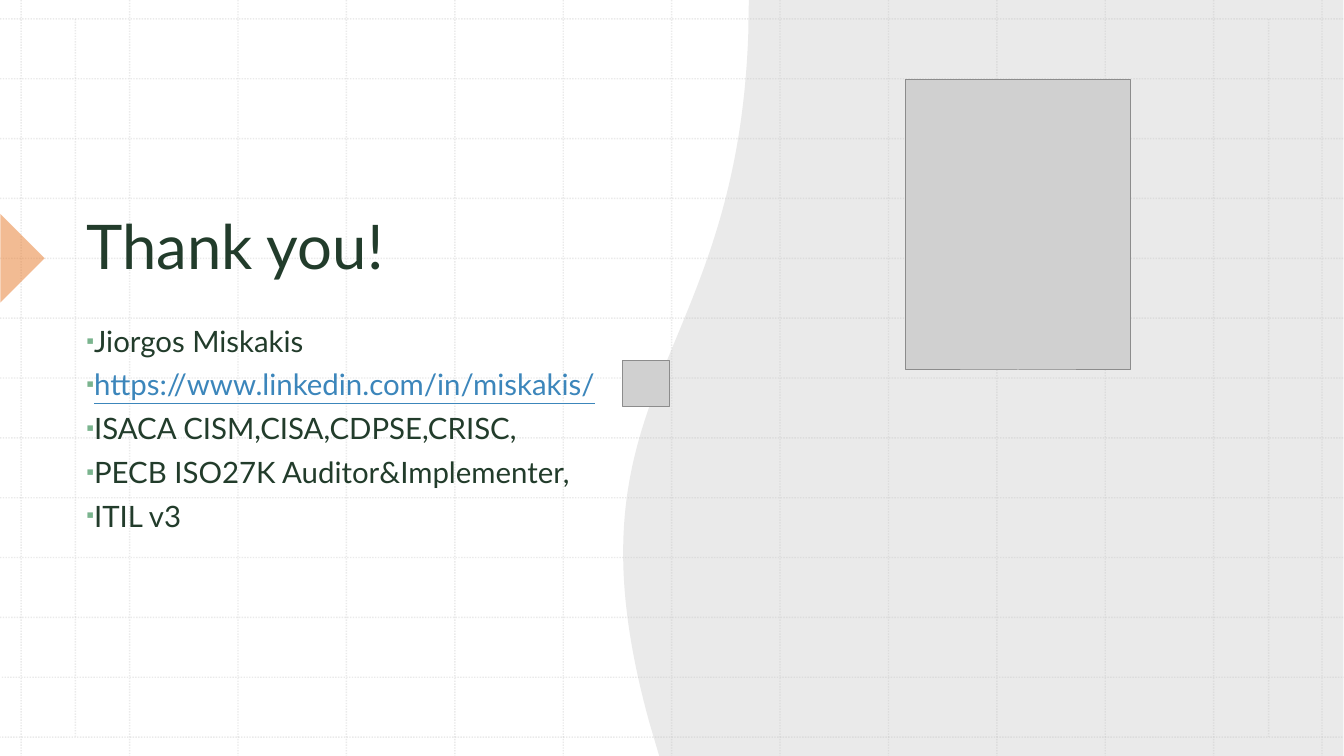
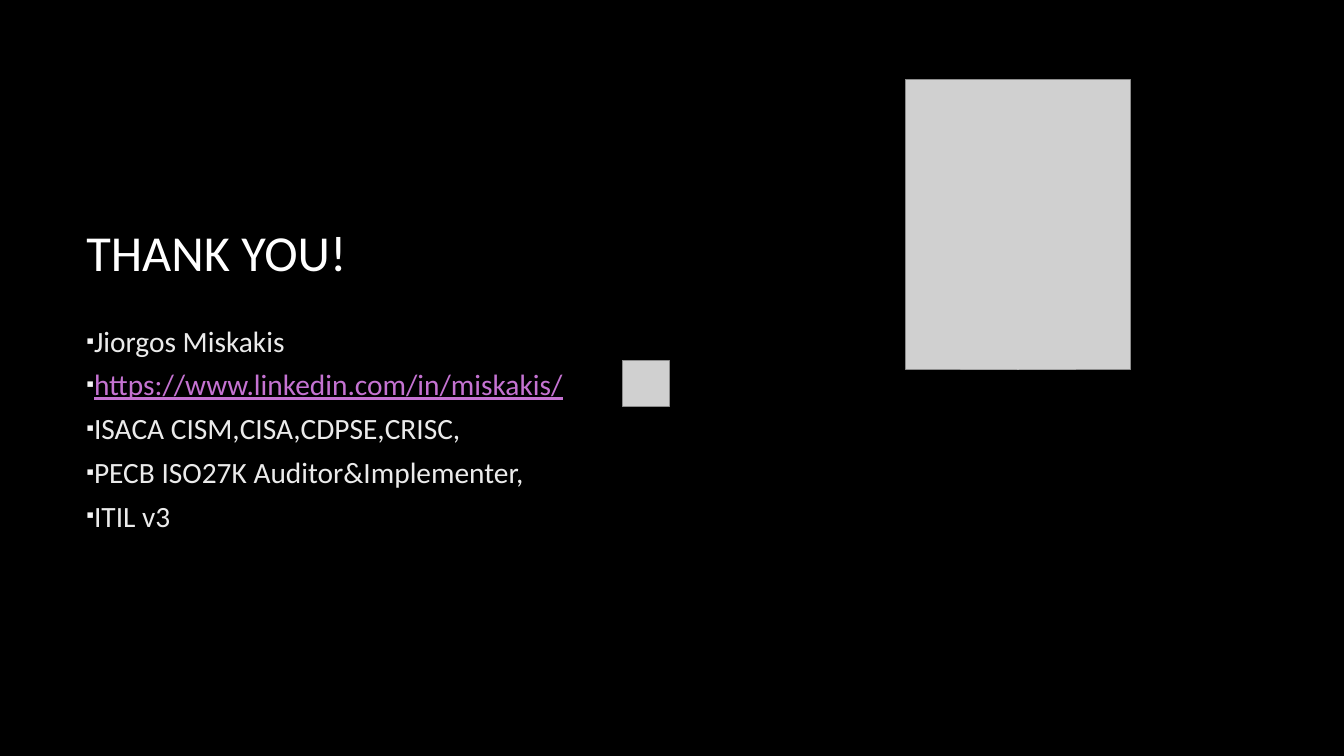
Before and after one commit to misge-dotcom/LSZ_2025, a slide deck: slide 13 of Cyber Risk from Theory to Practice LSZ2025.pptx. Drawn at 1344x756 pixels with LibreOffice and Linux fonts; fonts in the diff are those of the drawing; grey boxes stand for pictures; background and template pictures are left out. Boxes give left, top, right and bottom in pixels: in the first picture for what was removed or moved away, otherwise in the second. Text is boxed around its words. In the diff, an @@ line names an element or a change of style, - is before the commit and + after.

```diff
--- a/Cyber Risk from Theory to Practice LSZ2025.pptx
+++ b/Cyber Risk from Theory to Practice LSZ2025.pptx
@@ background #FFFFFF to picture (left out) @@
@@ rectangle removed at <box>0,0,1344,756</box> @@
@@ freeform shape removed at <box>623,0,1343,756</box> @@
@@ group removed at <box>0,0,1344,756</box>: 28 lines @@
@@ right triangle removed at <box>0,154,44,243</box> @@
@@ right triangle removed at <box>0,214,44,302</box> @@
@@ title at <box>86,237,346,272</box>: text changed; size 44 to 36 pt; font Lato to Calibri; text colour #223C2B to #FFFFFF @@
-Thank you!
+THANK YOU!
@@ text "Jiorgos Miskakis" at <box>94,331,562,528</box>: font Lato to Calibri; text colour #223C2B to #EBEBEB in "Jiorgos Miskakis", "ISACA CISM,CISA,CDPSE,CRISC,", "PECB ISO27K Auditor&Implementer,", "ITIL v3"; text colour #3C86BB to #C573D2 in "https://www.linkedin.com/in/miskakis/"; bullet colour #7AB48E to #F5F5F5 @@
@@ group removed at <box>0,0,1344,756</box>: 26 lines @@
```
Also in this commit, not shown: 12 other slides changed.
